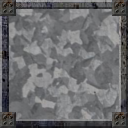
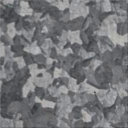
Two versions of the same layered image (128×128). Layer-by-layer changes:
"Background": blend normal → grain merge, moved it above "Clipboard", painted on it over bbox(0, 0, 128, 128)
renamed "Layer" to "Clipboard", painted on it over bbox(0, 0, 128, 128)
